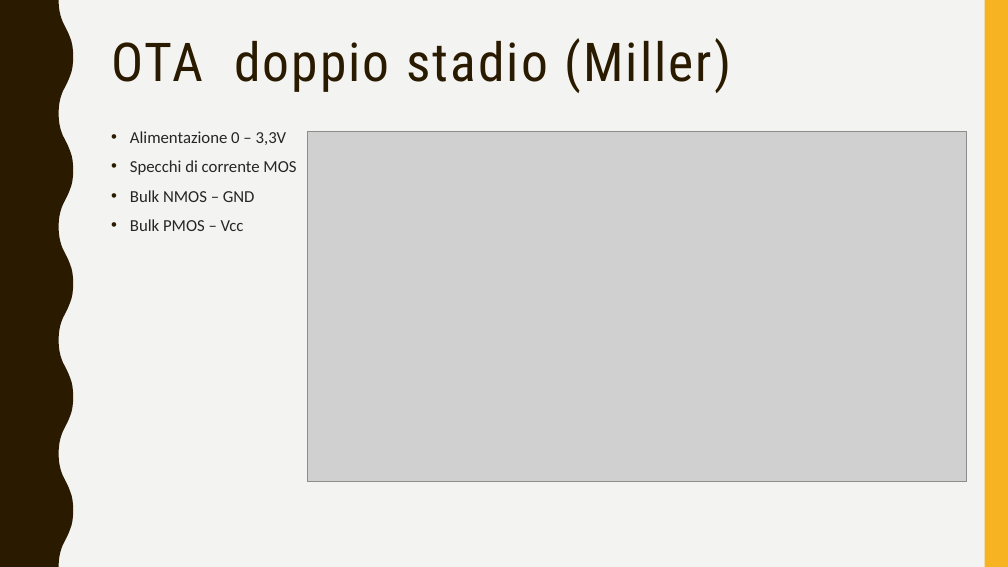
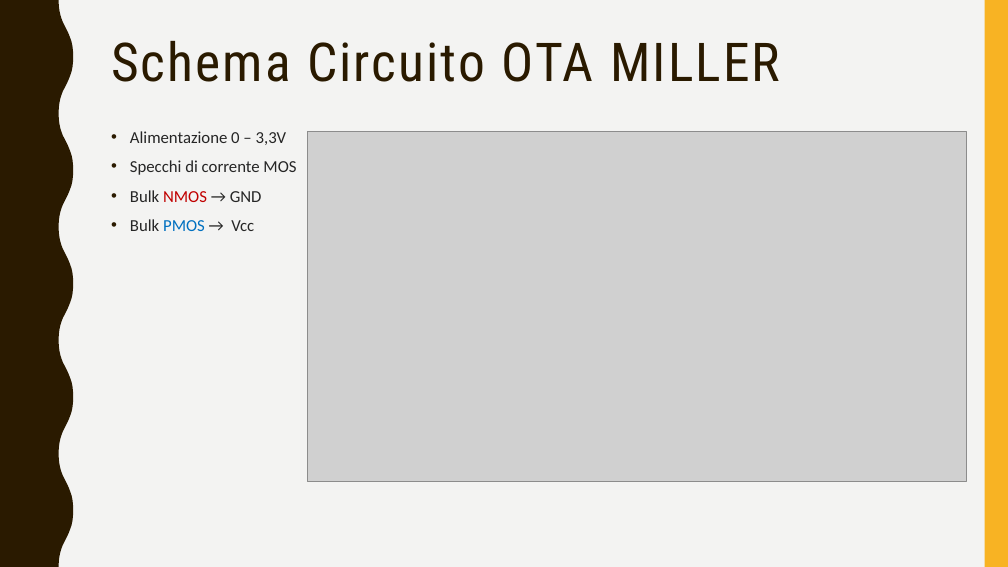
Before and after one commit to alessio-capello/MicroElectronics, a slide deck: slide 12 of MicroB/MicroBpresentazione.pptx (slide 11 before the commit). Drawn at 1008x567 pixels with LibreOffice and Linux fonts; fonts in the diff are those of the drawing; grey boxes stand for pictures. Boxes give left, top, right and bottom in pixels: in the first picture for what was removed or moved away, otherwise in the second. Text is boxed around its words. In the diff, an @@ line names an element or a change of style, - is before the commit and + after.

```diff
--- a/MicroB/MicroBpresentazione.pptx
+++ b/MicroB/MicroBpresentazione.pptx
@@ title at bbox=[111, 41, 780, 82]: text changed @@
-OTA doppio stadio (Miller)
+Schema Circuito OTA MILLER
@@ text at bbox=[130, 190, 262, 231]: text changed @@
-• Bulk NMOS – GND
-• Bulk PMOS – Vcc
+• Bulk NMOS → GND
+• Bulk PMOS → Vcc
```
Also in this commit, not shown: 16 other slides changed, 4 slides added, 1 slide removed, 2 other files.
